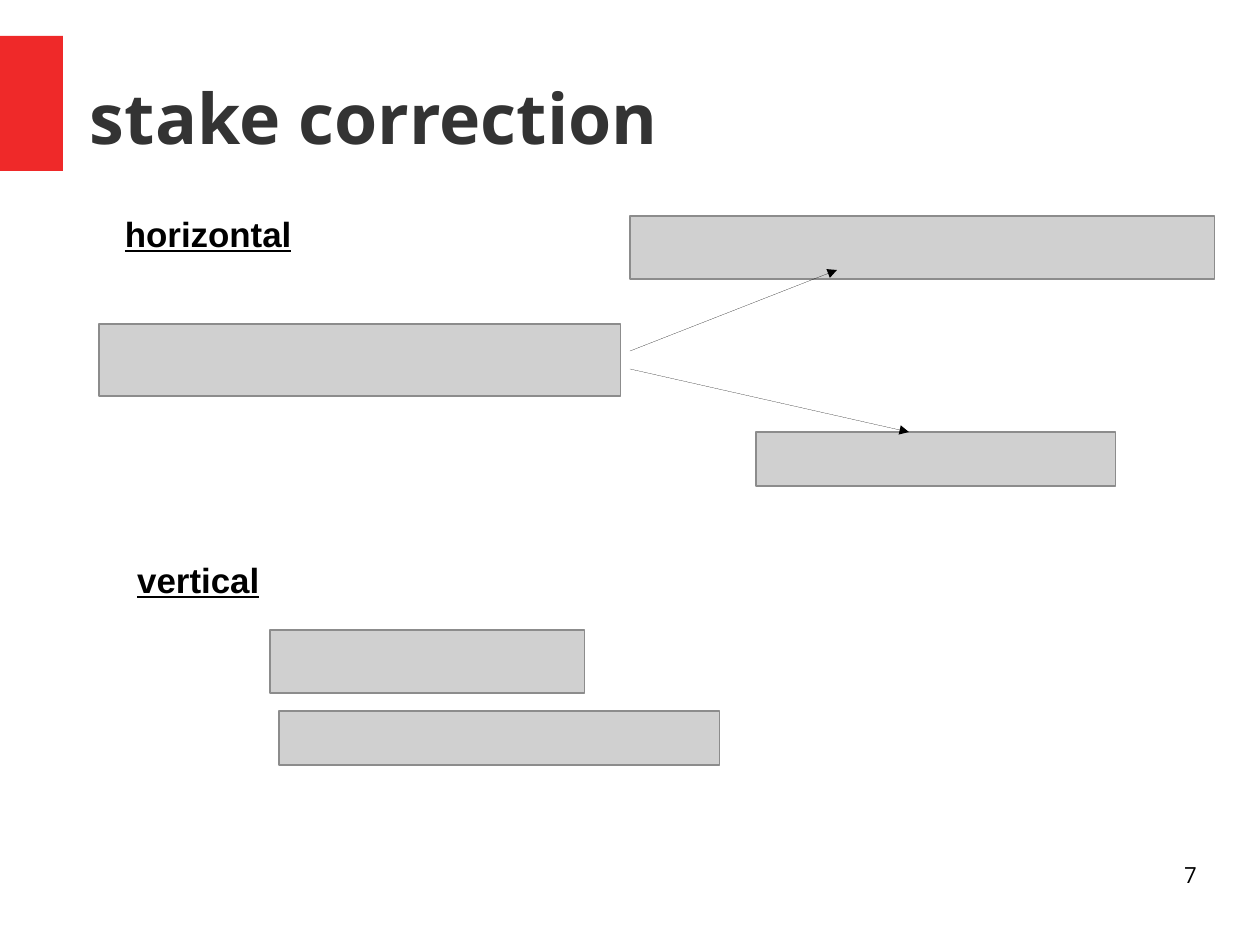
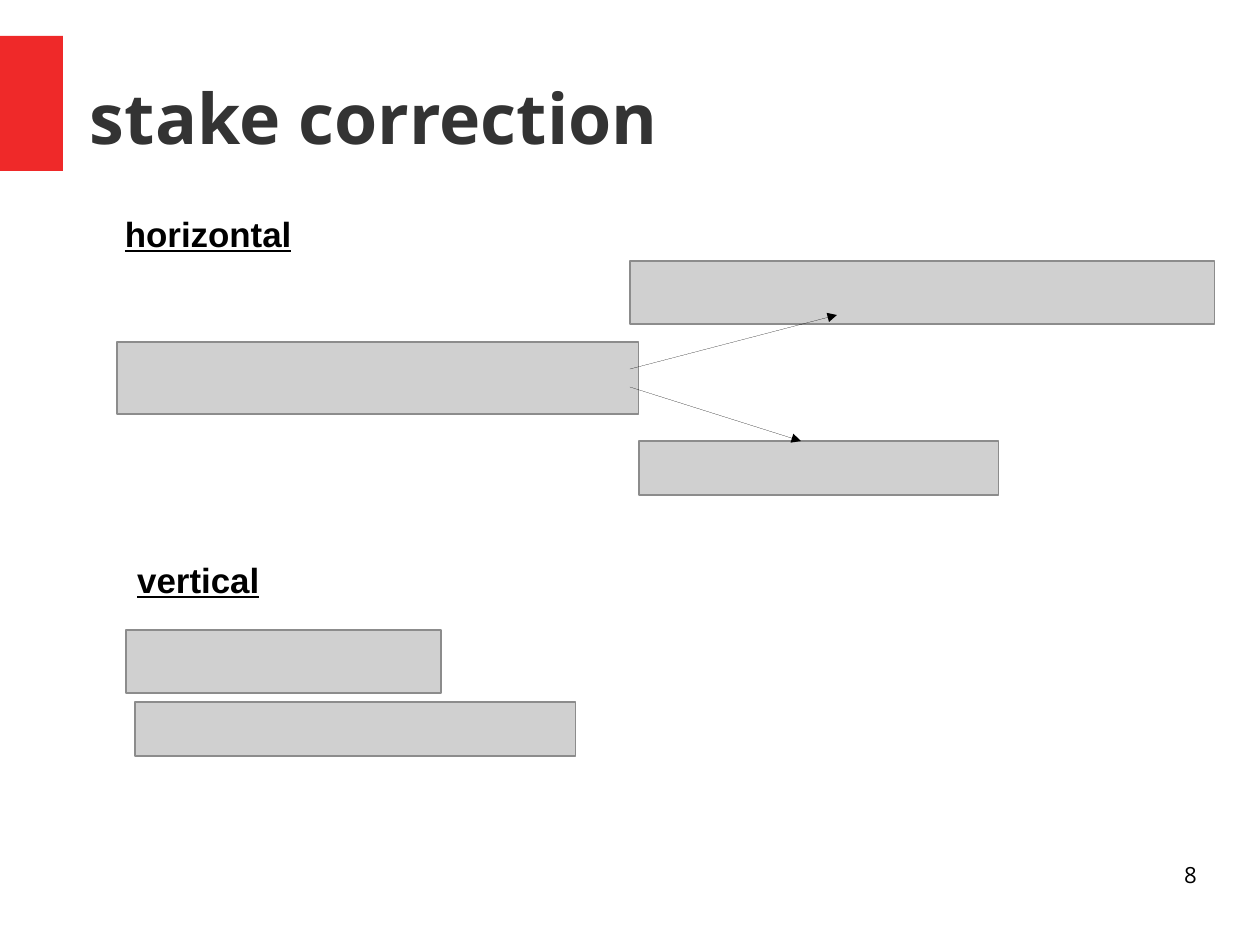
Before and after one commit to Standard24/SnowAirIceSea, a slide deck: slide 8 of presentation/Presentation_Processing.odp (slide 7 before the commit). Drawn at 1260x945 pixels with LibreOffice and Linux fonts; fonts in the diff are those of the drawing; grey boxes stand for pictures. Boxes give left, top, right and bottom in pixels: in the first picture for what was removed or moved away, otherwise in the second. Text is boxed around its words. In the diff, an @@ line names an element or a change of style, - is before the commit and + after.

```diff
--- a/presentation/Presentation_Processing.odp
+++ b/presentation/Presentation_Processing.odp
@@ picture moved from (x1=630, y1=216, x2=1215, y2=279) to (x1=630, y1=261, x2=1215, y2=324) @@
@@ arrow moved from (630, 351) - (837, 270) to (630, 369) - (837, 316) @@
@@ picture moved from (x1=99, y1=324, x2=622, y2=396) to (x1=117, y1=342, x2=639, y2=414) @@
@@ arrow moved from (630, 369) - (909, 432) to (630, 388) - (802, 441) @@
@@ picture moved from (x1=756, y1=432, x2=1116, y2=486) to (x1=639, y1=441, x2=999, y2=495) @@
@@ picture moved from (x1=270, y1=630, x2=585, y2=693) to (x1=126, y1=630, x2=441, y2=693) @@
@@ picture moved from (x1=279, y1=711, x2=720, y2=765) to (x1=135, y1=702, x2=576, y2=756) @@
@@ page number at (x1=1184, y1=867, x2=1197, y2=884): text changed @@
-7
+8
```
Also in this commit, not shown: 2 other slides changed, 1 slide added, 2 other files.
